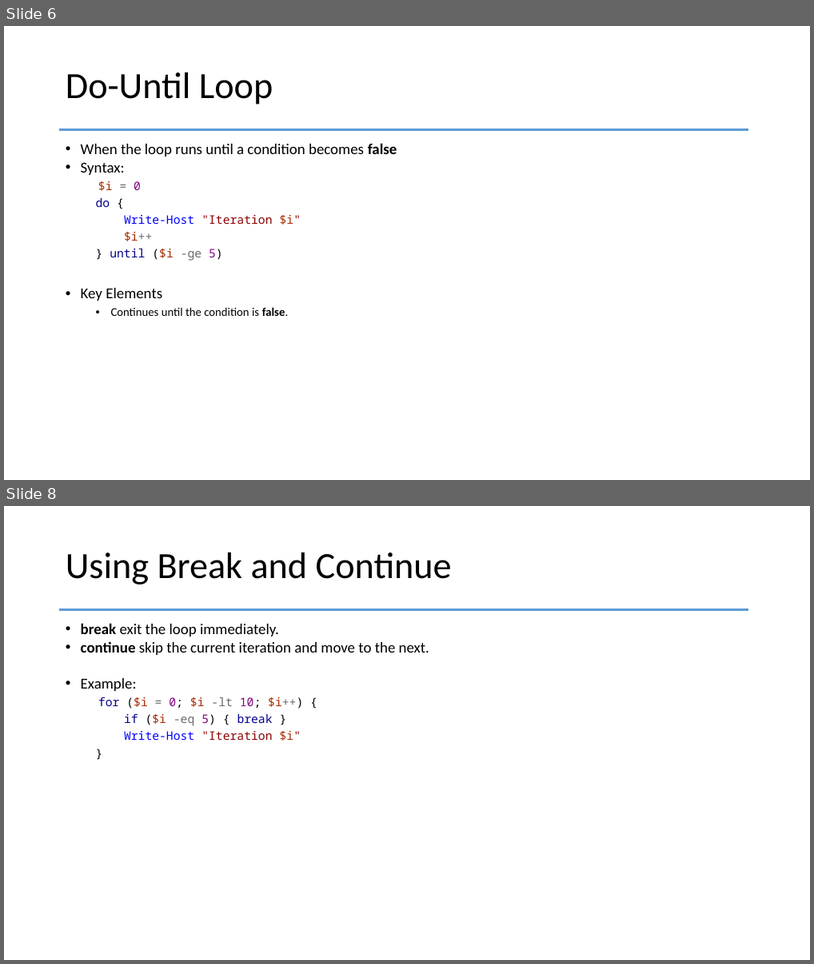
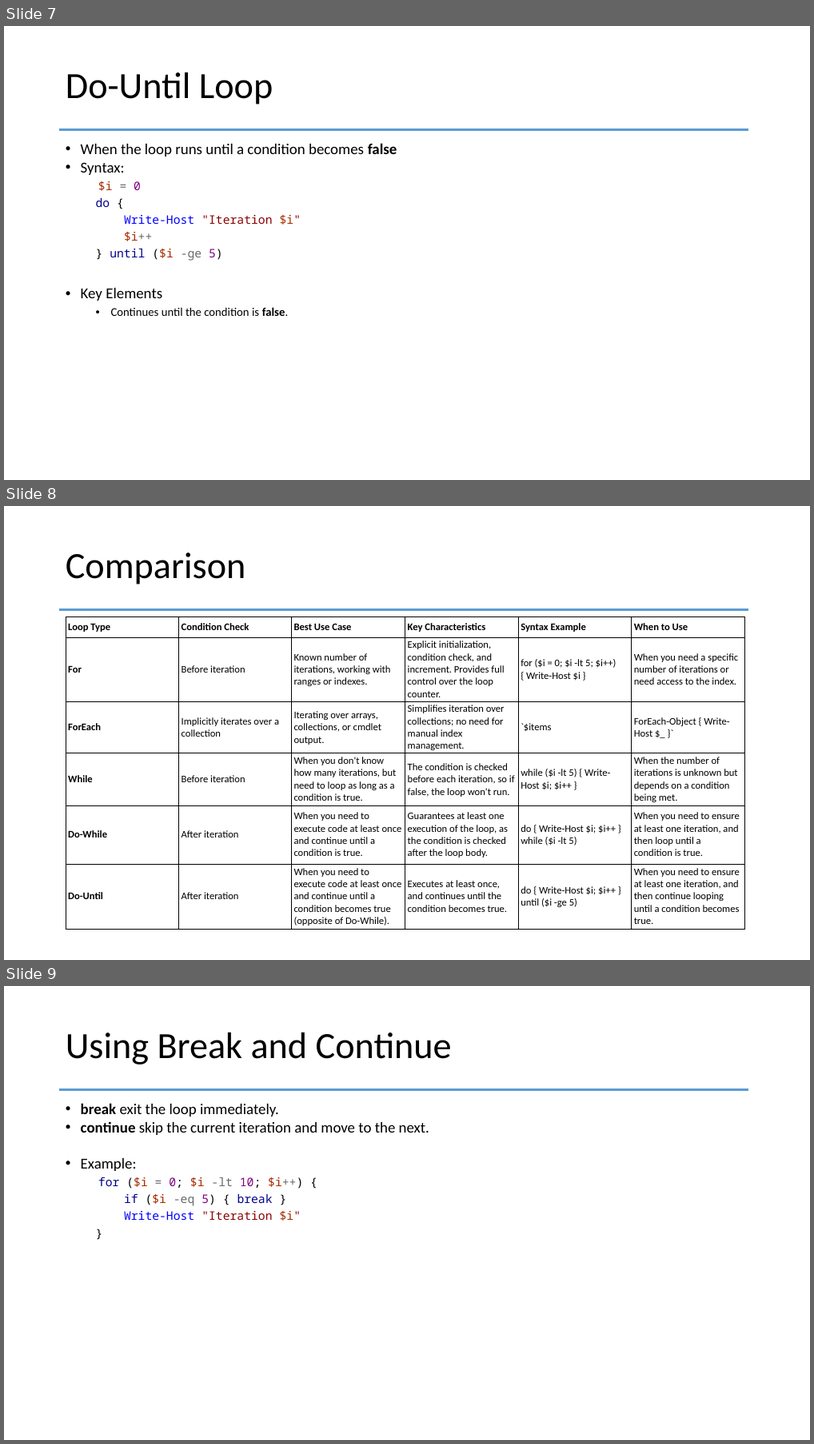
Before and after one commit to PSRITPro/my-learning-journal, a slide deck: PowerShell/Day11-Loops/PowerShell.pptx. Shown one above the other, each under a label of ours: slides 6 and 8 before the commit, slides 7, 8 and 9 after it; the slides between them are not shown. The pictures are 814x964 and 814x1444 pixels, drawn with LibreOffice and Linux fonts; fonts in the diff are those of the drawing. Boxes give left, top, right and bottom in pixels: in the first picture for what was removed or moved away, otherwise in the second. Text is boxed around its words. In the diff, an @@ line names an element or a change of style, - is before the commit and + after.

```diff
--- a/PowerShell/Day11-Loops/PowerShell.pptx
+++ b/PowerShell/Day11-Loops/PowerShell.pptx
@@ slide 8 added at <box>4,506,810,960</box>, background #FFFFFF @@
@@ title added at <box>66,552,246,584</box>, 44 pt, text #000000 @@
+Comparison
@@ line added from (60, 609) to (750, 609), #5B9BD5 3 pt @@
@@ table added at <box>66,616,745,928</box>, 6 rows, 6 columns @@
+Loop Type | Condition Check | Best Use Case | Key Characteristics | Syntax Example | When to Use
+For | Before iteration | Known number of iterations, working with ranges or indexes. | Explicit initialization, condition check, and increment. Provides full control over the loop counter. | for ($i = 0; $i -lt 5; $i++) { Write-Host $i } | When you need a specific number of iterations or need access to the index.
+ForEach | Implicitly iterates over a collection | Iterating over arrays, collections, or cmdlet output. | Simplifies iteration over collections; no need for manual index management. | `$items | ForEach-Object { Write-Host $_ }`
+While | Before iteration | When you don't know how many iterations, but need to loop as long as a condition is true. | The condition is checked before each iteration, so if false, the loop won't run. | while ($i -lt 5) { Write-Host $i; $i++ } | When the number of iterations is unknown but depends on a condition being met.
+Do-While | After iteration | When you need to execute code at least once and continue until a condition is true. | Guarantees at least one execution of the loop, as the condition is checked after the loop body. | do { Write-Host $i; $i++ } while ($i -lt 5) | When you need to ensure at least one iteration, and then loop until a condition is true.
+Do-Until | After iteration | When you need to execute code at least once and continue until a condition becomes true (opposite of Do-While). | Executes at least once, and continues until the condition becomes true. | do { Write-Host $i; $i++ } until ($i -ge 5) | When you need to ensure at least one iteration, and then continue looping until a condition becomes true.
@@ what was slide 6 is now slide 7 @@
@@ what was slide 8 is now slide 9 @@
```
Also in this commit, not shown: 3 slides changed, 1 other file.
